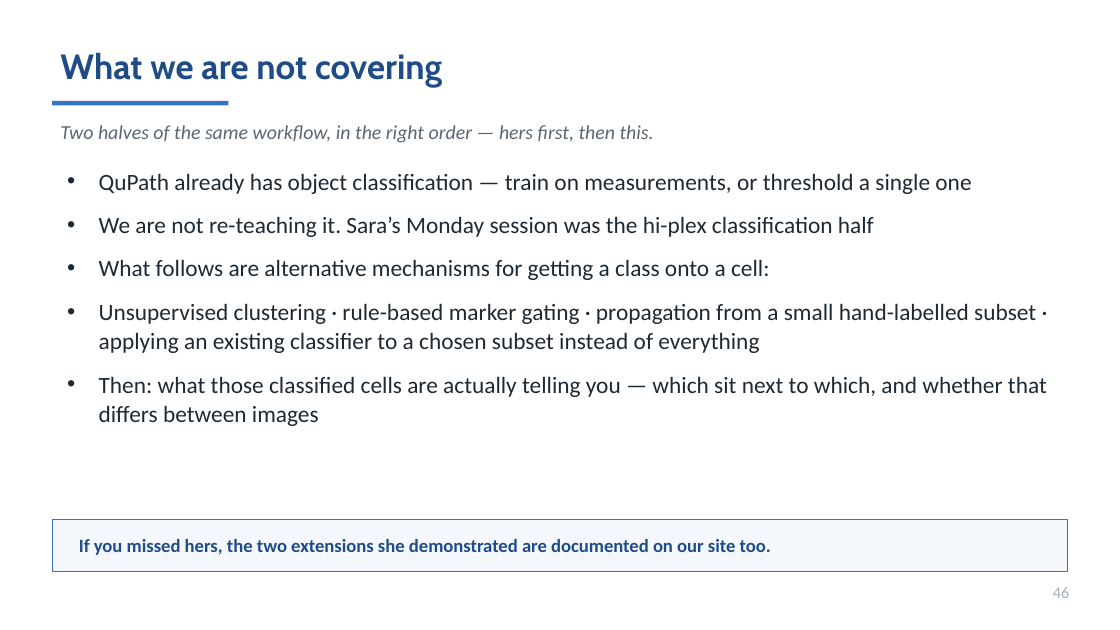
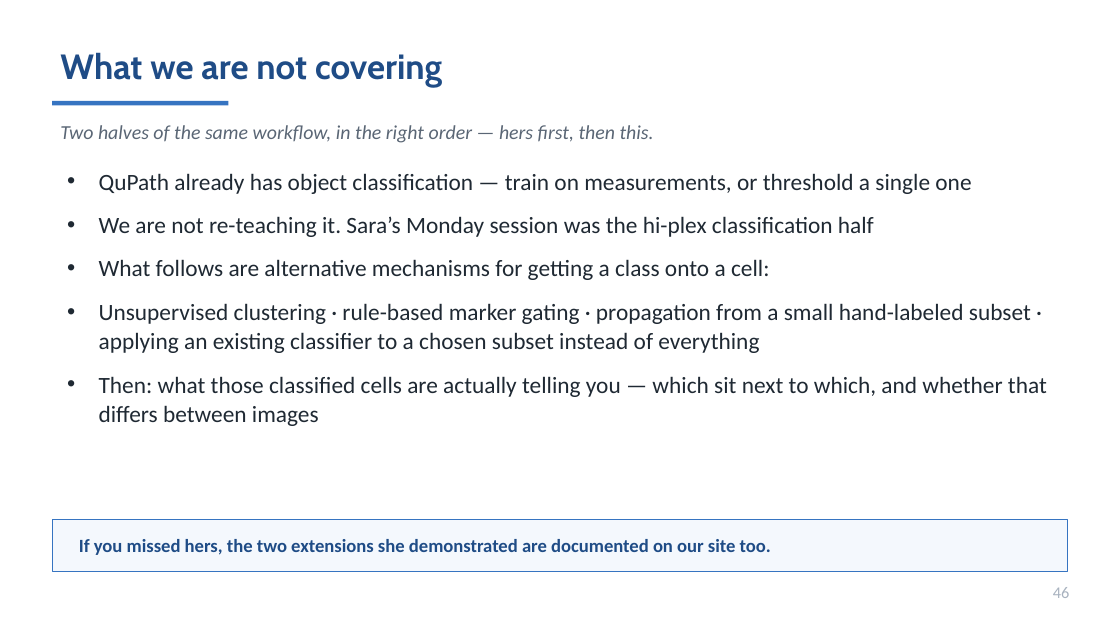
Before and after one commit to MichaelSNelson/BINA-I2K-2026-QuPath-Extensions, a slide deck: slide 46 of I2K_2026_QuPath_Extensions.pptx. Drawn at 1120x630 pixels with LibreOffice and Linux fonts; fonts in the diff are those of the drawing. Boxes give left, top, right and bottom in pixels: in the first picture for what was removed or moved away, otherwise in the second. Text is boxed around its words. In the diff, an @@ line names an element or a change of style, - is before the commit and + after.

```diff
--- a/I2K_2026_QuPath_Extensions.pptx
+++ b/I2K_2026_QuPath_Extensions.pptx
@@ text at [99,303,1031,353]: text changed @@
-• Unsupervised clustering · rule-based marker gating · propagation from a small hand-labelled subset · applying an existing classifier to a chosen subset instead of everything
+• Unsupervised clustering · rule-based marker gating · propagation from a small hand-labeled subset · applying an existing classifier to a chosen subset instead of everything
```
Also in this commit, not shown: 18 other slides changed, 22 other files.
